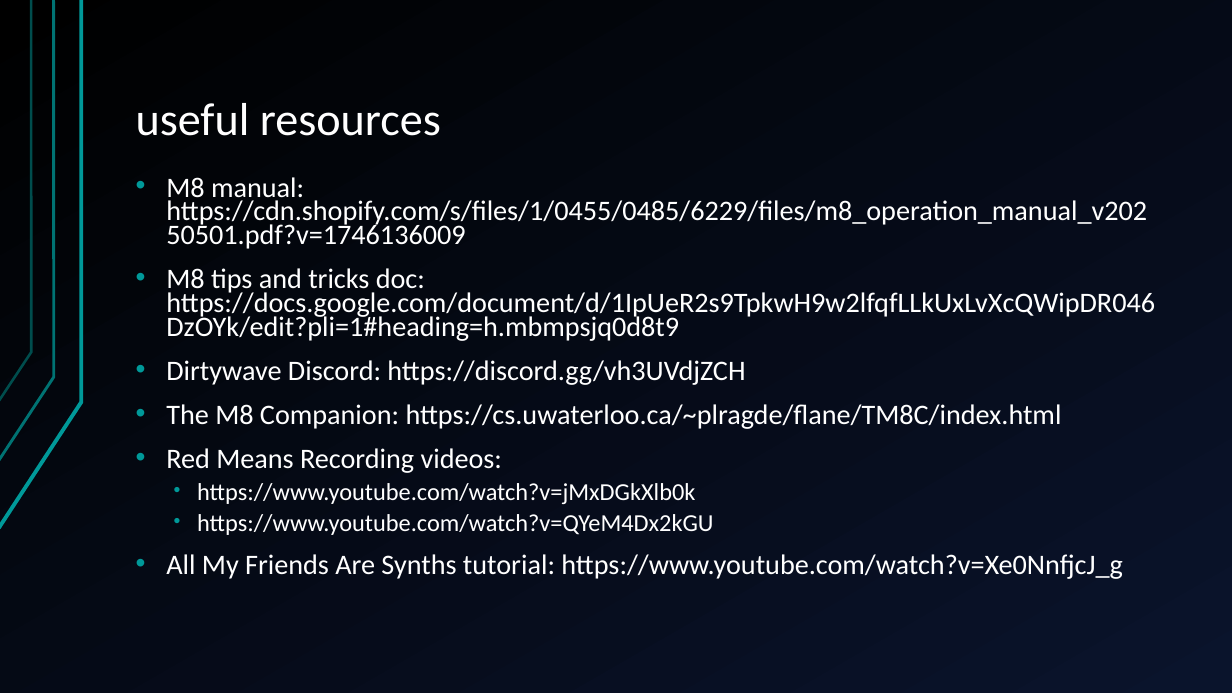
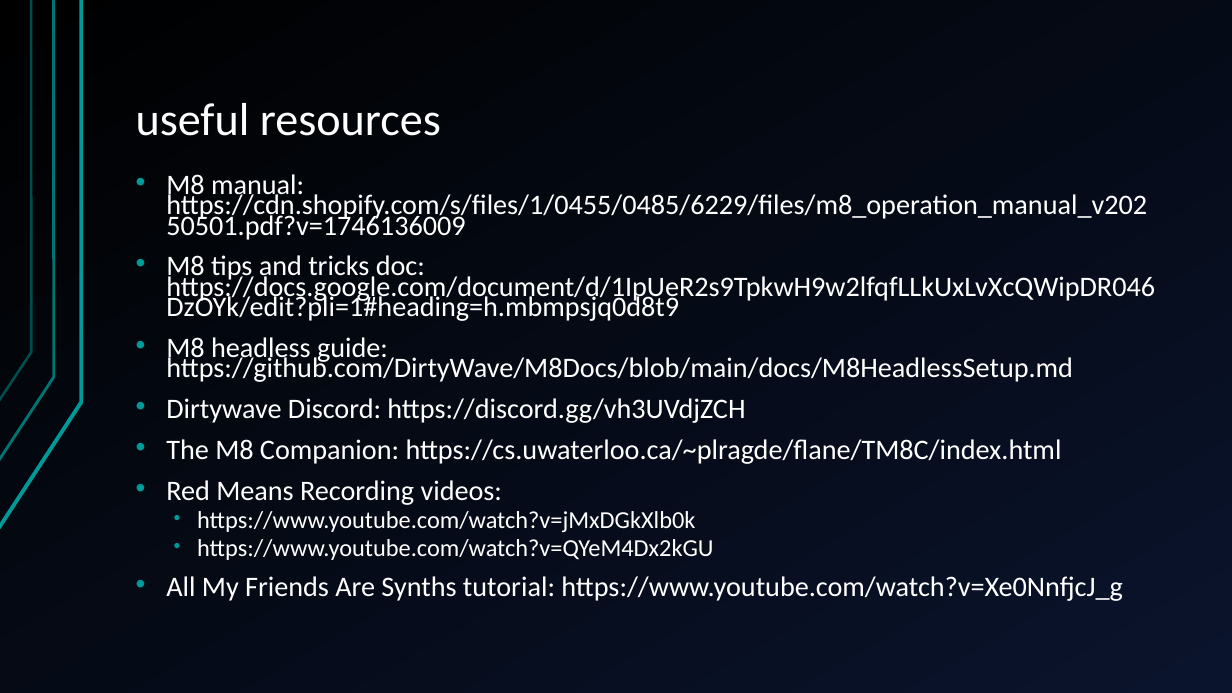
Before and after one commit to jegasus/m8-tracker-workshop, a slide deck: slide 24 of slides_v1.odp. Drawn at 1232x693 pixels with LibreOffice and Linux fonts; fonts in the diff are those of the drawing. Boxes give left, top, right and bottom in pixels: in the first picture for what was removed or moved away, otherwise in the second. Text is boxed around its words. In the diff, an @@ line names an element or a change of style, - is before the commit and + after.

```diff
--- a/slides_v1.odp
+++ b/slides_v1.odp
@@ text at [166, 174, 1155, 601]: line spacing 0.7 to 0.6 @@
@@ text at [166, 337, 1073, 382]: paragraph added @@
+• M8 headless guide: https://github.com/DirtyWave/M8Docs/blob/main/docs/M8HeadlessSetup.md
```
Also in this commit, not shown: 2 other slides changed, 2 slides added, 1 slide removed.
